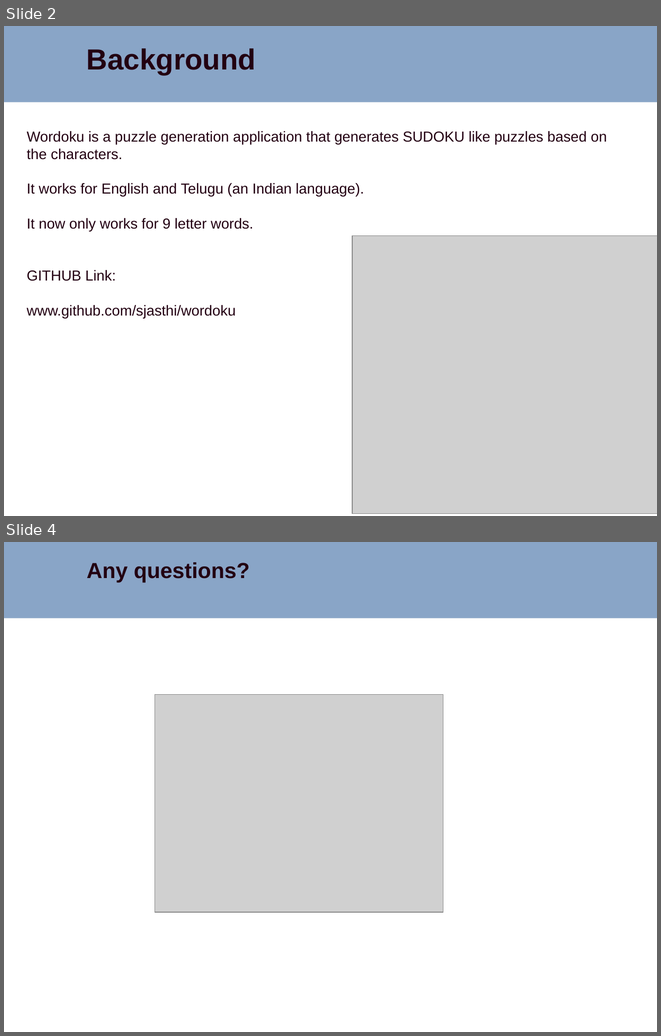
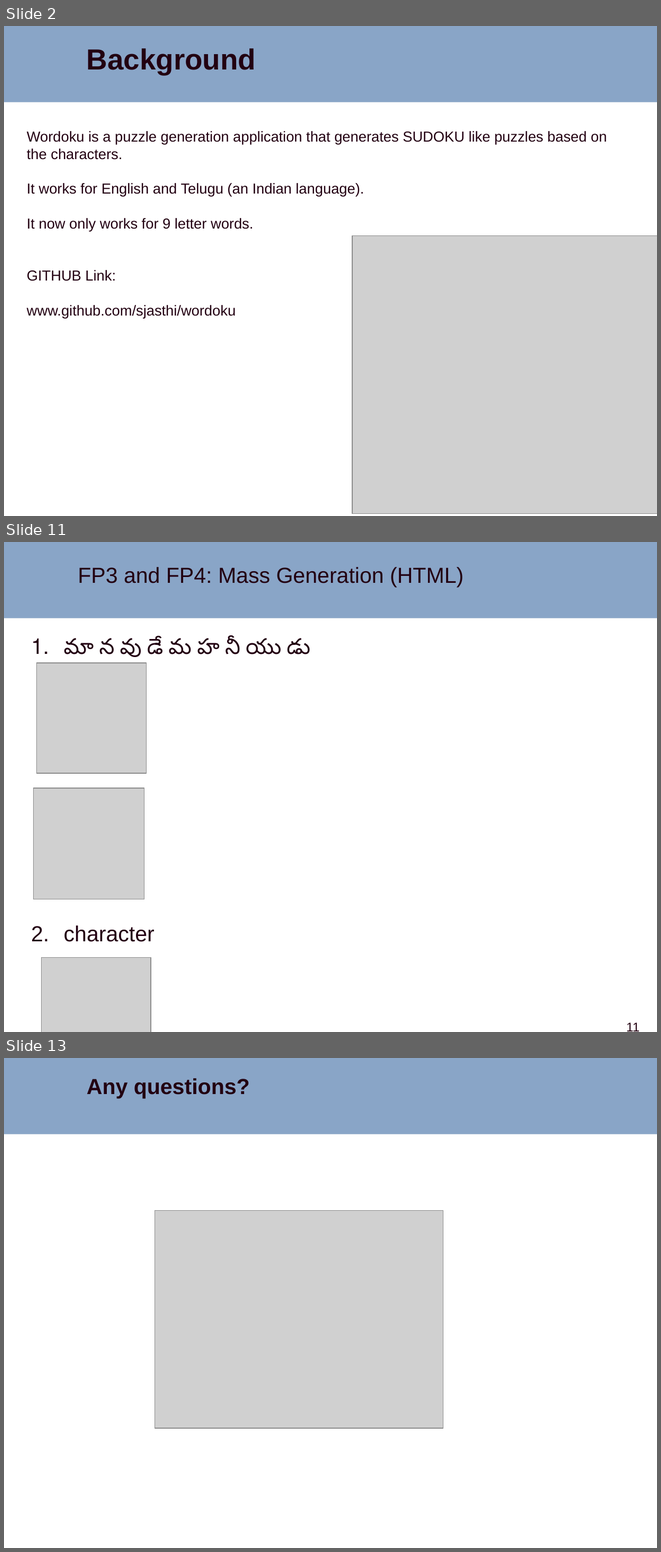
Before and after one commit to sjasthi/wordoku, a slide deck: docs/wordoku_enhancements.pptx. Shown one above the other, each under a label of ours: slides 2 and 4 before the commit, slides 2, 11 and 13 after it; the slides between them are not shown. The pictures are 661x1036 and 661x1552 pixels, drawn with LibreOffice and Linux fonts; fonts in the diff are those of the drawing; grey boxes stand for pictures; background and template pictures are left out. Boxes give left, top, right and bottom in pixels: in the first picture for what was removed or moved away, otherwise in the second. Text is boxed around its words. In the diff, an @@ line names an element or a change of style, - is before the commit and + after.

```diff
--- a/docs/wordoku_enhancements.pptx
+++ b/docs/wordoku_enhancements.pptx
@@ slide 11 added at (x1=4, y1=542, x2=657, y2=1032), background #FFFFFF; not listed: 1 template element that a slide beside it also shows @@
@@ text added at (x1=78, y1=567, x2=464, y2=588), 24 pt, text #220011 @@
+FP3 and FP4: Mass Generation (HTML)
@@ text added at (x1=64, y1=638, x2=310, y2=942), 24 pt, text #220011 @@
+1. మా న వు డే మ హ నీ యు డు
+2. character
@@ picture added at (x1=37, y1=663, x2=147, y2=773) @@
@@ picture added at (x1=33, y1=788, x2=144, y2=899) @@
@@ picture added at (x1=41, y1=958, x2=151, y2=1032) @@
@@ page number added at (x1=626, y1=1022, x2=639, y2=1031), 14 pt, text #220011 @@
+11
@@ what was slide 4 is now slide 13 @@
```
Also in this commit, not shown: 1 slide changed, 8 other slides added.
